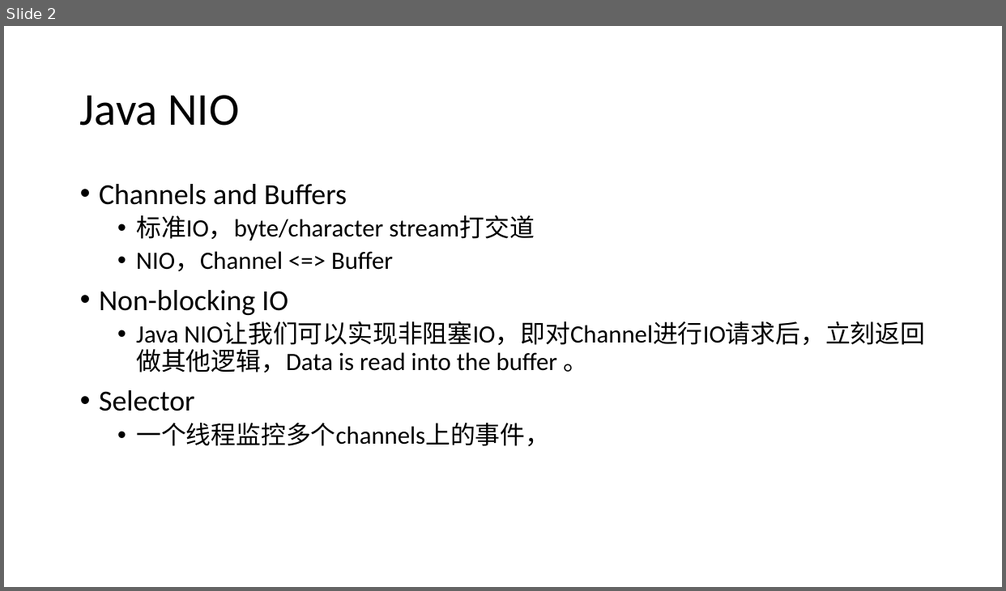
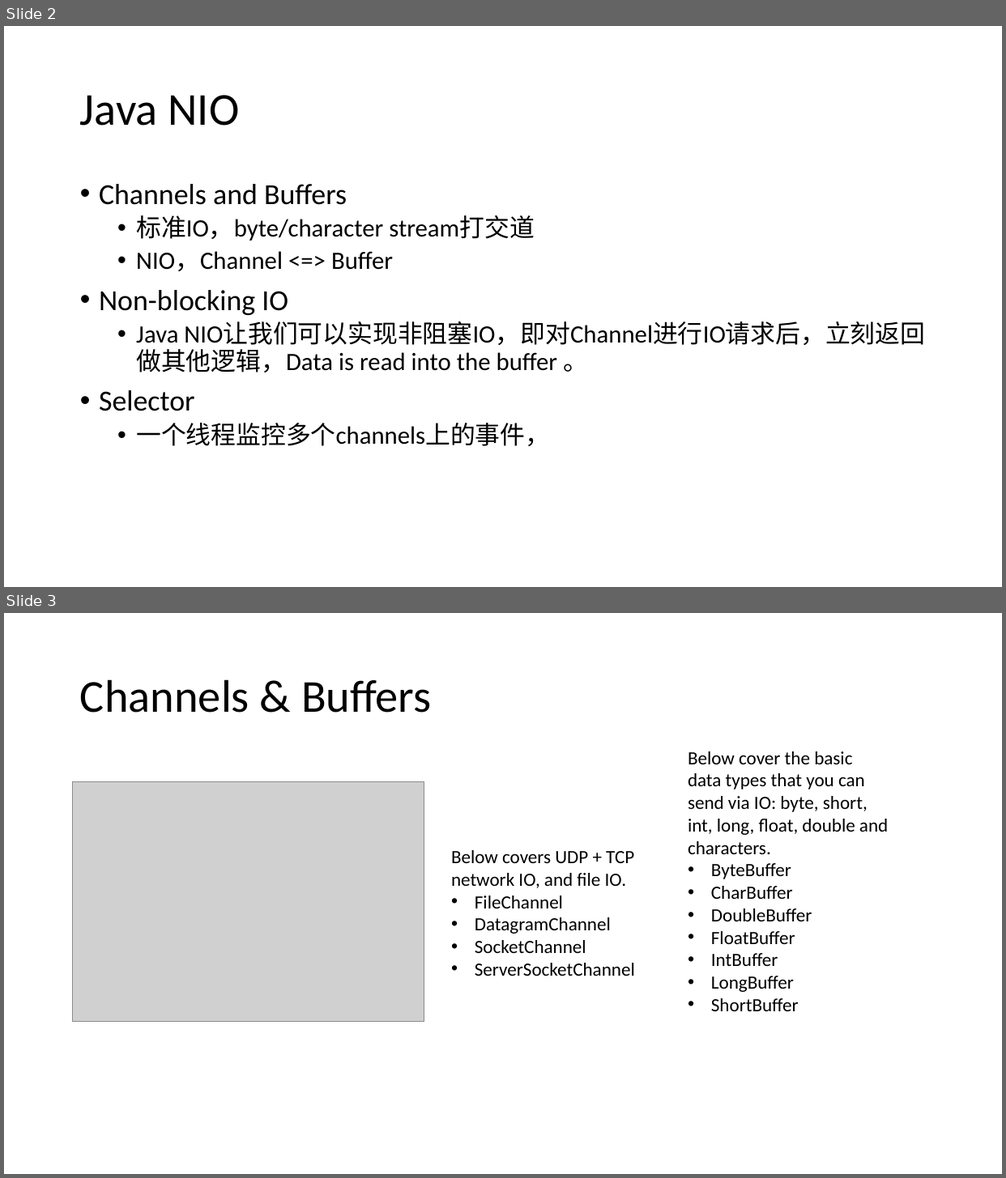
Before and after one commit to zy475459736/progress, a slide deck: io/IO.pptx. Shown one above the other, each under a label of ours: slide 2 before the commit, slides 2 and 3 after it. The pictures are 1006x591 and 1006x1178 pixels, drawn with LibreOffice and Linux fonts; fonts in the diff are those of the drawing; grey boxes stand for pictures. Boxes give left, top, right and bottom in pixels: in the first picture for what was removed or moved away, otherwise in the second. Text is boxed around its words. In the diff, an @@ line names an element or a change of style, - is before the commit and + after.

```diff
--- a/io/IO.pptx
+++ b/io/IO.pptx
@@ slide 3 added at [4, 613, 1002, 1174], background #FFFFFF @@
@@ title added at [80, 679, 432, 713], 44 pt, text #000000 @@
+Channels & Buffers
@@ text added at [688, 752, 888, 1012], 18 pt, text #000000 @@
+Below cover the basic data types that you can send via IO: byte, short, int, long, float, double and characters.
+• ByteBuffer
+• CharBuffer
+• DoubleBuffer
+• FloatBuffer
+• IntBuffer
+• LongBuffer
+• ShortBuffer
@@ picture added at [73, 781, 424, 1022] @@
@@ text added at [451, 850, 635, 976], 18 pt, text #000000 @@
+Below covers UDP + TCP network IO, and file IO.
+• FileChannel
+• DatagramChannel
+• SocketChannel
+• ServerSocketChannel
```
Also in this commit, not shown: 9 other slides added, 2 slides removed.
